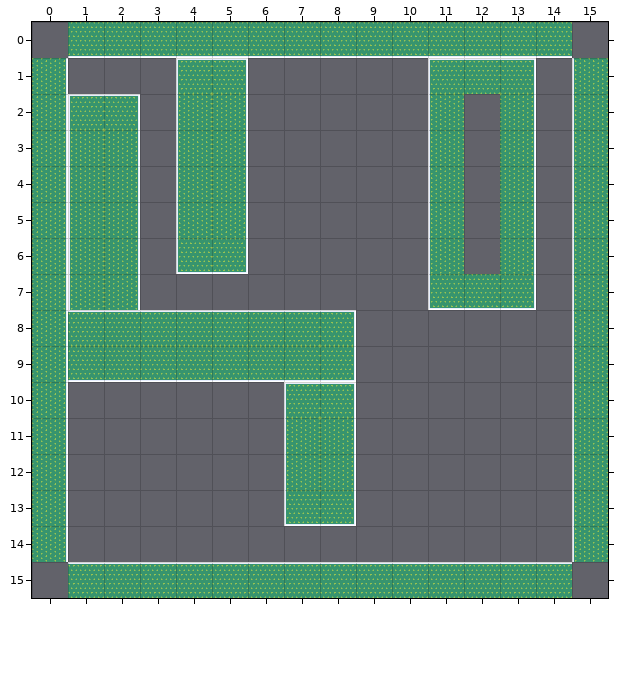
Two versions of a level (Tiled map (JSON), Maps/test_map_three.json). Above: the version before the commit.
Cells are 64x64 px. Shown: x 0..15, y 0..15.
Now the later version:
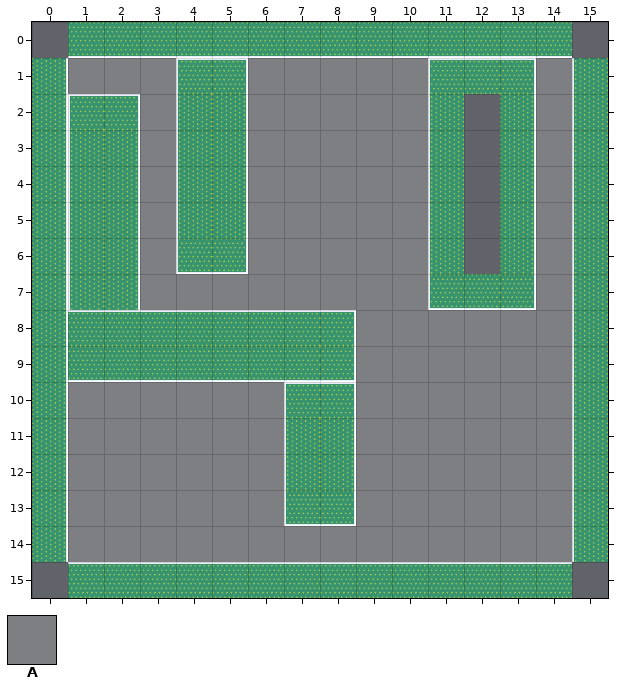
Key: from "carpet": A 0.
_ is an empty cell.
What changed:
Layer "Carpet":
The author put tile A in row 1 at x 1 to 3, 6 to 10 and 14; in rows 2 to 6 at x 3, 6 to 10 and 14; in row 7 at x 3 to 10 and 14; in rows 8 to 9 at x 9 to 14; in rows 10 to 13 at x 1 to 6 and 9 to 14; in row 14 at x 1 to 14.
Where, in picture pixels (left, top, right, bottom), the same in both pictures:
added: (68, 58, 572, 562)
